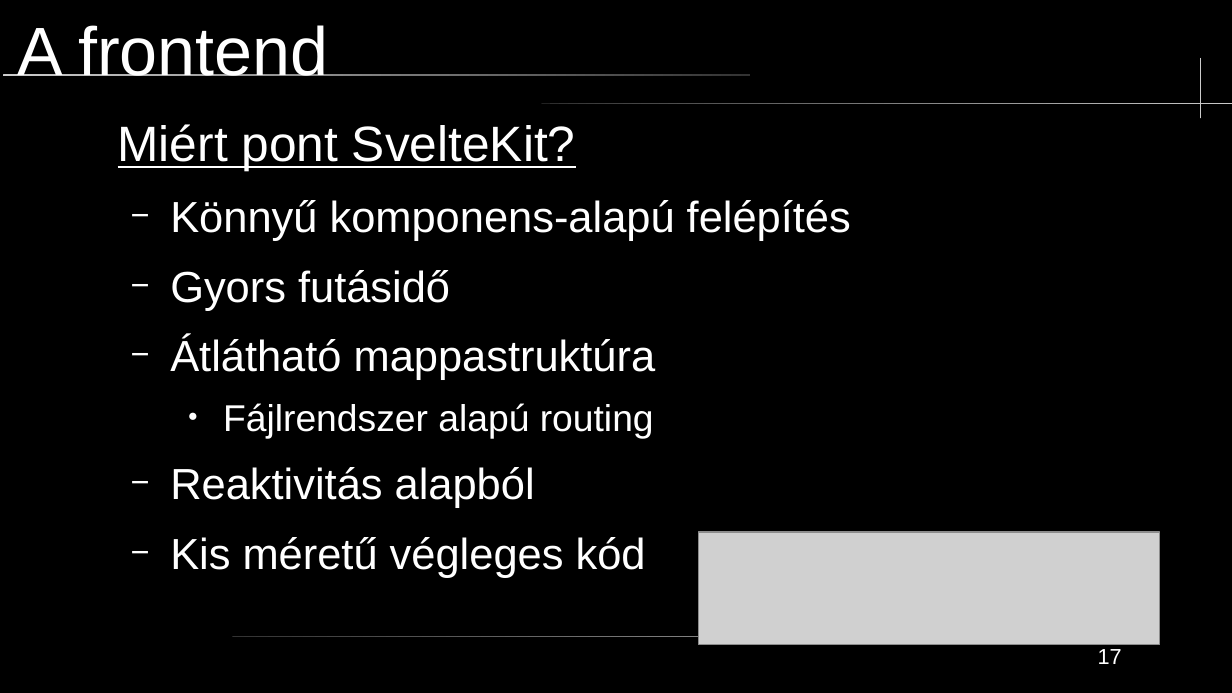
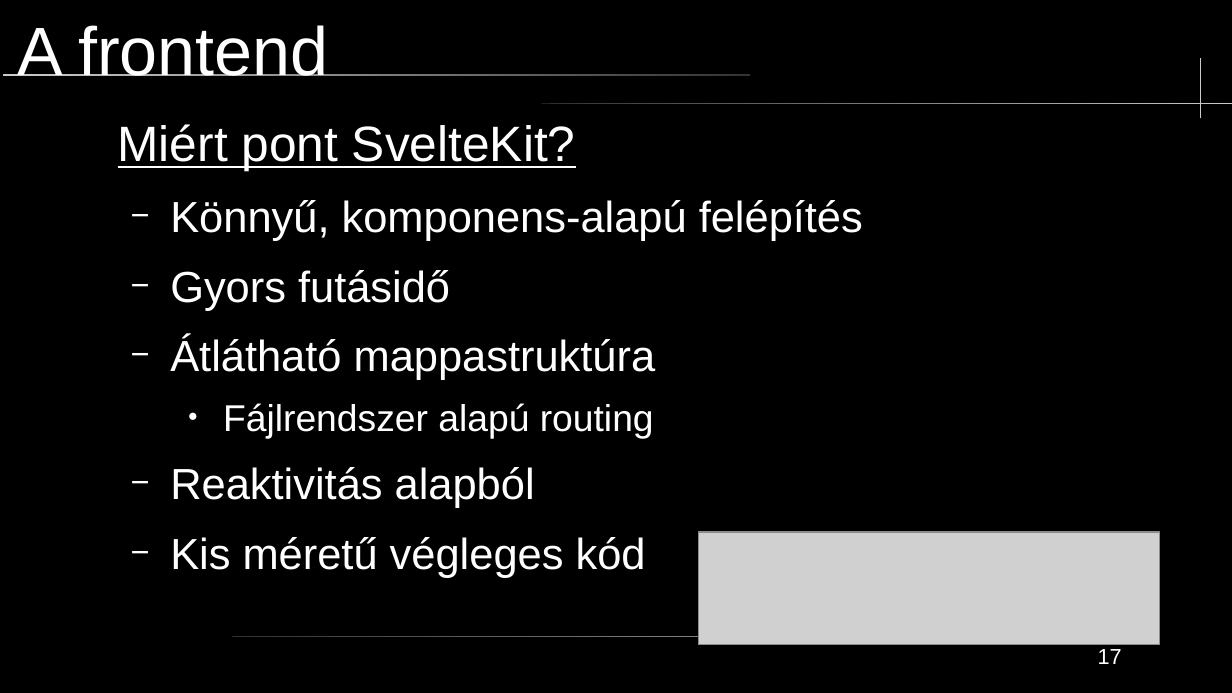
Before and after one commit to mikobalint-szbi/PawnHub, a slide deck: slide 17 of [Developer]/PPT és Dokumentáció/technikai prezentáció.odp. Drawn at 1232x693 pixels with LibreOffice and Linux fonts; fonts in the diff are those of the drawing; grey boxes stand for pictures. Boxes give left, top, right and bottom in pixels: in the first picture for what was removed or moved away, otherwise in the second. Text is boxed around its words. In the diff, an @@ line names an element or a change of style, - is before the commit and + after.

```diff
--- a/[Developer]/PPT és Dokumentáció/technikai prezentáció.odp
+++ b/[Developer]/PPT és Dokumentáció/technikai prezentáció.odp
@@ text at <box>170,200,863,241</box>: text changed @@
-  − Könnyű komponens-alapú felépítés
+  − Könnyű, komponens-alapú felépítés
```
Also in this commit, not shown: 3 other slides changed, 1 other file.
